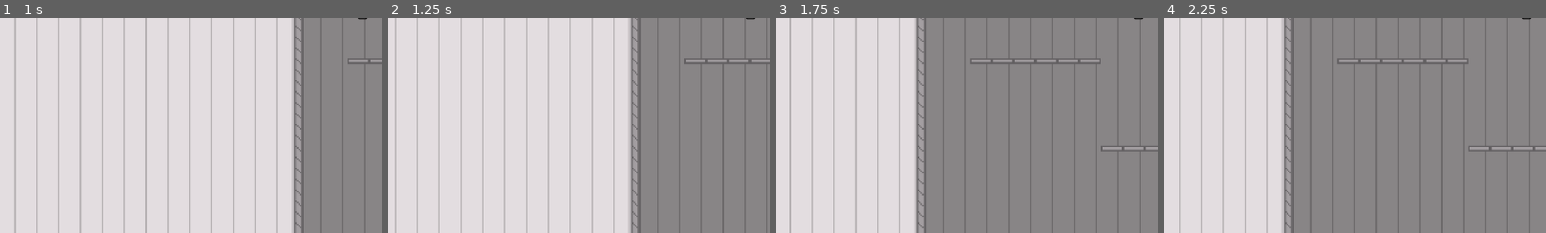
Above: before the commit, frames 1-4 (left to right).
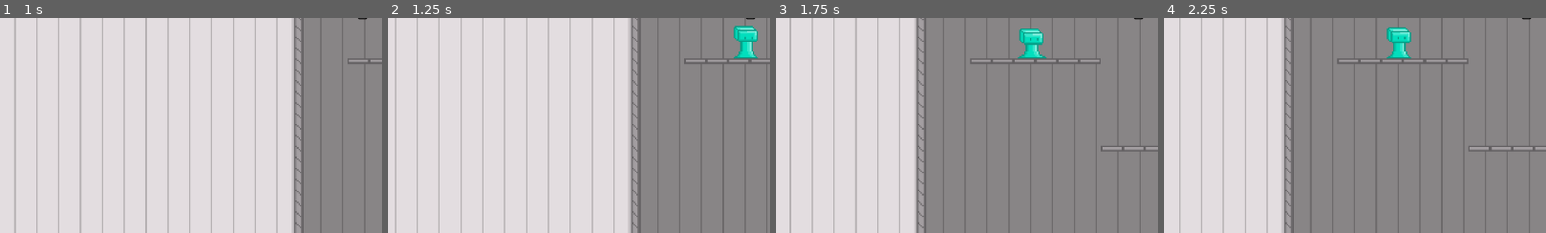
Above: after the commit, the same moments.

Repository: Brian-Magnuson/lab_escape_gd
Game: Godot game, scene res://scenes/level_3.tscn
The game is run twice, just before and just after one commit, with the same random seed, the same clock (stepped at 60 frames per second) and the same inputs. This scene is started directly instead of the project's main scene.
Inputs (mouse positions are % of the whole screen's width and height, from its top left):
- Up to frame 1 (1 s): move the mouse to (45, 70) at 0.52 s; press the mouse at (45, 70) at 0.53 s; hold D (move_right) from 0.53 s (still down); tap Space (jump) at 0.77 s
- Up to frame 2 (1.25 s): keep holding D (move_right)
- Up to frame 3 (1.75 s): keep holding D (move_right); move the mouse to (80, 65) at 1.27 s; release the mouse at (80, 65) at 1.28 s; tap E (interact) at 1.35 s; tap Space (jump) at 1.52 s
- Up to frame 4 (2.25 s): move the mouse to (20, 35) at 2.02 s; release D (move_right) at 2.03 s; press the mouse at (20, 35) at 2.03 s; hold A (move_left) from 2.03 s (still down)
The pictures show only the part of the screen within x 50-100%, y 7-57%; the shares and areas given below are measured in that part.

Frame 1 is identical in both runs. In frame 2, 0.8% of the frame differs, in the area x 90-97%, y 3-20%; in frame 3, 0.8%; in frame 4, 0.8%.

Commit message:
Add elements to L3 lower half

Diff:
--- a/scenes/level_3.tscn
+++ b/scenes/level_3.tscn
@@ -631,13 +631,37 @@
 
 [sub_resource type="Curve2D" id="Curve2D_bgibu"]
 _data = {
-"points": PackedVector2Array(0, 0, 0, 0, 27, -7, 0, 0, 0, 0, 27, -249, 0, 0, 0, 0, 27, -7)
+"points": PackedVector2Array(0, 0, 0, 0, 27, -7, 0, 0, 0, 0, 27, -46, 0, 0, 0, 0, 27, -7)
 }
 point_count = 3
 
+[sub_resource type="Curve2D" id="Curve2D_bjw4u"]
+_data = {
+"points": PackedVector2Array(0, 0, 0, 0, 27, -7, 0, 0, 0, 0, 27, -218, 0, 0, 0, 0, 27, -7)
+}
+point_count = 3
+
 [sub_resource type="Curve2D" id="Curve2D_73m23"]
 _data = {
-"points": PackedVector2Array(0, 0, 0, 0, 0, 0, 0, 0, 0, 0, 163, 0, 0, 0, 0, 0, 0, 0)
+"points": PackedVector2Array(0, 0, 0, 0, 0, 0, 0, 0, 0, 0, 234, 0, 0, 0, 0, 0, 0, 0)
+}
+point_count = 3
+
+[sub_resource type="Curve2D" id="Curve2D_1rxxv"]
+_data = {
+"points": PackedVector2Array(0, 0, 0, 0, 0, 0, 0, 0, 0, 0, 363, 0, 0, 0, 0, 0, 0, 0)
+}
+point_count = 3
+
+[sub_resource type="Curve2D" id="Curve2D_ld1e4"]
+_data = {
+"points": PackedVector2Array(0, 0, 0, 0, 0, 0, 0, 0, 0, 0, 71, 0, 0, 0, 0, 0, 0, 0)
+}
+point_count = 3
+
+[sub_resource type="Curve2D" id="Curve2D_detxl"]
+_data = {
+"points": PackedVector2Array(0, 0, 0, 0, 0, 0, 0, 0, 0, 0, 39, 0, 0, 0, 0, 0, 0, 0)
 }
 point_count = 3
 
@@ -700,7 +724,7 @@
 
 [node name="ForegroundPlatforms" type="TileMapLayer" parent="."]
 texture_filter = 1
-tile_map_data = PackedByteArray("AAAeADwAAQAAAAAAAAAfADwAAQA …(3600 unchanged characters)… AAAAAAAA5ABEAAQAAAAAAAAA6ABEAAQAAAAAAAAA=")
+tile_map_data = PackedByteArray("AAAeADwAAQAAAAAAAAAfADwAAQA …(3600 unchanged characters)… AAAAAAAA5ABEAAQAAAAAAAAA6ABEAAQAAAAAAAAAQADAAAQAAAAAAAAARADAAAQAAAAAAAAASADAAAQAAAAAAAAAJADAAAQAAAAAAAAAIADAAAQAAAAAAAAA=")
 tile_set = SubResource("TileSet_hee1t")
 
 [node name="Player" parent="." instance=ExtResource("8_os8re")]
@@ -829,15 +853,62 @@
 
 [node name="Water" parent="." instance=ExtResource("14_mnu1b")]
 z_index = -2
-position = Vector2(-106, 438)
-scale = Vector2(6.64, 3.88)
+position = Vector2(664, 1578)
+scale = Vector2(3, 3)
+
+[node name="Water3" parent="." instance=ExtResource("14_mnu1b")]
+z_index = -2
+position = Vector2(461, 1578)
+scale = Vector2(3, 3)
+
+[node name="Water2" parent="." instance=ExtResource("14_mnu1b")]
+z_index = -2
+position = Vector2(562, 1599)
+scale = Vector2(3, 3)
+
+[node name="Water7" parent="." instance=ExtResource("14_mnu1b")]
+z_index = -2
+position = Vector2(562, 1456)
+scale = Vector2(3, 3)
+
+[node name="Water4" parent="." instance=ExtResource("14_mnu1b")]
+z_index = -2
+position = Vector2(360, 1599)
+scale = Vector2(3, 3)
+
+[node name="Water5" parent="." instance=ExtResource("14_mnu1b")]
+z_index = -2
+position = Vector2(360, 1480)
+scale = Vector2(3, 3)
+
+[node name="Water6" parent="." instance=ExtResource("14_mnu1b")]
+z_index = -2
+position = Vector2(461, 1480)
+scale = Vector2(3, 3)
 
 [node name="Sign" parent="." instance=ExtResource("15_be7ao")]
-position = Vector2(-65, 330)
-dialogue_id = "L2ToWaterLabs"
+position = Vector2(933, 2188)
+dialogue_id = "L3OutOfOrder"
+
+[node name="Sign2" parent="." instance=ExtResource("15_be7ao")]
+position = Vector2(1412, 1899)
+dialogue_id = "L3GrowingDissent"
+
+[node name="Sign3" parent="." instance=ExtResource("15_be7ao")]
+position = Vector2(155, 1418)
+dialogue_id = "L3SecurityMemo"
 
 [node name="Jelly" parent="." instance=ExtResource("16_1x8o1")]
-position = Vector2(-67, 249)
+position = Vector2(1264, 1331)
+
+[node name="Jelly2" parent="." instance=ExtResource("16_1x8o1")]
+position = Vector2(1071, 1203)
+
+[node name="Jelly3" parent="." instance=ExtResource("16_1x8o1")]
+position = Vector2(877, 1075)
+
+[node name="Jelly4" parent="." instance=ExtResource("16_1x8o1")]
+position = Vector2(1264, 1075)
 
 [node name="TeleporterPair" parent="." instance=ExtResource("17_nvr1i")]
 position = Vector2(-130, 605)
@@ -846,29 +917,87 @@
 position = Vector2(-54, 0)
 
 [node name="GreenGem" parent="." instance=ExtResource("18_hs0n0")]
-position = Vector2(-173, 326)
+position = Vector2(252, 1418)
+
+[node name="GreenGem2" parent="." instance=ExtResource("18_hs0n0")]
+position = Vector2(300, 1418)
 
 [node name="Lift" parent="." instance=ExtResource("19_c4rup")]
-position = Vector2(-287, 574)
+position = Vector2(1043, 2204)
 curve = SubResource("Curve2D_bgibu")
 
+[node name="Lift2" parent="." instance=ExtResource("19_c4rup")]
+position = Vector2(2087, 2201)
+curve = SubResource("Curve2D_bjw4u")
+
 [node name="Researcher" parent="." instance=ExtResource("20_ncksi")]
-position = Vector2(-153, 537)
+position = Vector2(1242, 2195)
+
+[node name="Researcher2" parent="." instance=ExtResource("20_ncksi")]
+position = Vector2(420, 1651)
 
 [node name="Guard" parent="." node_paths=PackedStringArray("player") instance=ExtResource("21_7mmqb")]
-position = Vector2(-299, 750)
+position = Vector2(1227, 2099)
 curve = SubResource("Curve2D_73m23")
 player = NodePath("../Player")
 bullet = ExtResource("22_sf7oq")
 
+[node name="Guard2" parent="." node_paths=PackedStringArray("player") instance=ExtResource("21_7mmqb")]
+position = Vector2(1495.19, 2099)
+curve = SubResource("Curve2D_73m23")
+player = NodePath("../Player")
+bullet = ExtResource("22_sf7oq")
+
+[node name="Guard3" parent="." node_paths=PackedStringArray("player") instance=ExtResource("21_7mmqb")]
+position = Vector2(1783.2, 2099)
+curve = SubResource("Curve2D_73m23")
+player = NodePath("../Player")
+bullet = ExtResource("22_sf7oq")
+
+[node name="Guard4" parent="." node_paths=PackedStringArray("player") instance=ExtResource("21_7mmqb")]
+position = Vector2(1618, 1971)
+curve = SubResource("Curve2D_73m23")
+player = NodePath("../Player")
+bullet = ExtResource("22_sf7oq")
+
+[node name="Guard5" parent="." node_paths=PackedStringArray("player") instance=ExtResource("21_7mmqb")]
+position = Vector2(909, 1779)
+curve = SubResource("Curve2D_1rxxv")
+player = NodePath("../Player")
+bullet = ExtResource("22_sf7oq")
+
+[node name="Guard6" parent="." node_paths=PackedStringArray("player") instance=ExtResource("21_7mmqb")]
+position = Vector2(909, 1651)
+curve = SubResource("Curve2D_1rxxv")
+player = NodePath("../Player")
+bullet = ExtResource("22_sf7oq")
+
+[node name="Guard7" parent="." node_paths=PackedStringArray("player") instance=ExtResource("21_7mmqb")]
+position = Vector2(526, 1523)
+curve = SubResource("Curve2D_ld1e4")
+player = NodePath("../Player")
+bullet = ExtResource("22_sf7oq")
+
+[node name="Guard8" parent="." node_paths=PackedStringArray("player") instance=ExtResource("21_7mmqb")]
+position = Vector2(270, 1523)
+curve = SubResource("Curve2D_detxl")
+player = NodePath("../Player")
+bullet = ExtResource("22_sf7oq")
+
 [node name="HealthKit" parent="." instance=ExtResource("23_kmaj6")]
-position = Vector2(-191, 257)
+position = Vector2(117, 1418)
 
 [node name="BoxCluster" parent="." instance=ExtResource("24_12f7l")]
-position = Vector2(-384, 560)
+position = Vector2(1514, 1960)
+
+[node name="BoxCluster3" parent="." instance=ExtResource("24_12f7l")]
+position = Vector2(1084, 1768)
 
 [node name="BoxCluster2" parent="." instance=ExtResource("28_ddneo")]
-position = Vector2(-522, 336)
+position = Vector2(1950, 1960)
+
+[node name="BoxCluster4" parent="." instance=ExtResource("28_ddneo")]
+position = Vector2(1084, 1640)
 
 [node name="BluePotion" parent="." instance=ExtResource("25_76odh")]
 position = Vector2(-349, 369)
@@ -883,5 +1012,9 @@
 [connection signal="score_updated" from="Player" to="UserInterface" method="_on_player_score_updated"]
 [connection signal="sign_read" from="Sign" to="UserInterface" method="_on_sign_sign_read"]
 [connection signal="sign_stop_read" from="Sign" to="UserInterface" method="_on_sign_sign_stop_read"]
+[connection signal="sign_read" from="Sign2" to="UserInterface" method="_on_sign_sign_read"]
+[connection signal="sign_stop_read" from="Sign2" to="UserInterface" method="_on_sign_sign_stop_read"]
+[connection signal="sign_read" from="Sign3" to="UserInterface" method="_on_sign_sign_read"]
+[connection signal="sign_stop_read" from="Sign3" to="UserInterface" method="_on_sign_sign_stop_read"]
 
 [editable path="TeleporterPair"]
Not shown: 1 places in scenes/level_3.tscn that only renumber resources
